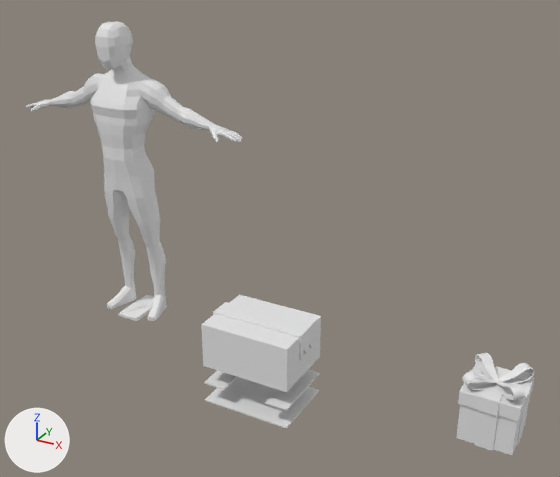
Before and after pictures for a commit that changed the Blender file [02] Blender Saves/Player Assets.blend.
Both versions are drawn from a 50 mm camera at (2.26, -3.86, 2.7) aimed at (0.1, 0.07, 0.74). The lights are fixed; the arrows at lower left show +X, +Y and +Z.

Names of what the first picture shows: 'Box_Morph', 'Box_Morph.001', 'Box_Morph.003', 'Box_Morph.004', 'Gift', 'Human Reference', 'Icosphere'.
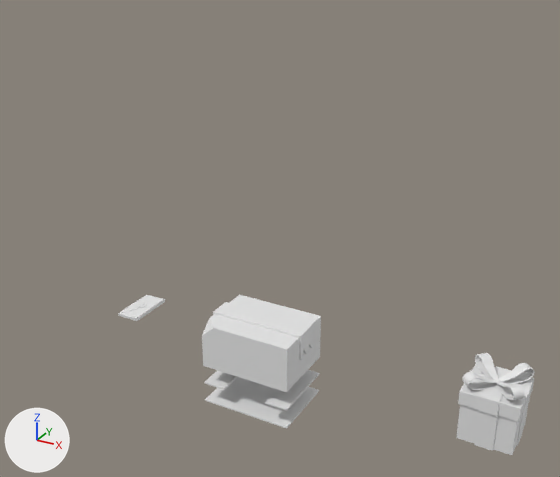
Commit message: Player Assets files updated + Updated Repository

Changed parts and their boxes [x1, y1, x2, y2] in the pictures (560 x 477 px):
'Human Reference', hidden: before [26, 21, 242, 321]

What the commit changed:
Object 'Human Reference' (ob_human_reference) is now hidden.
